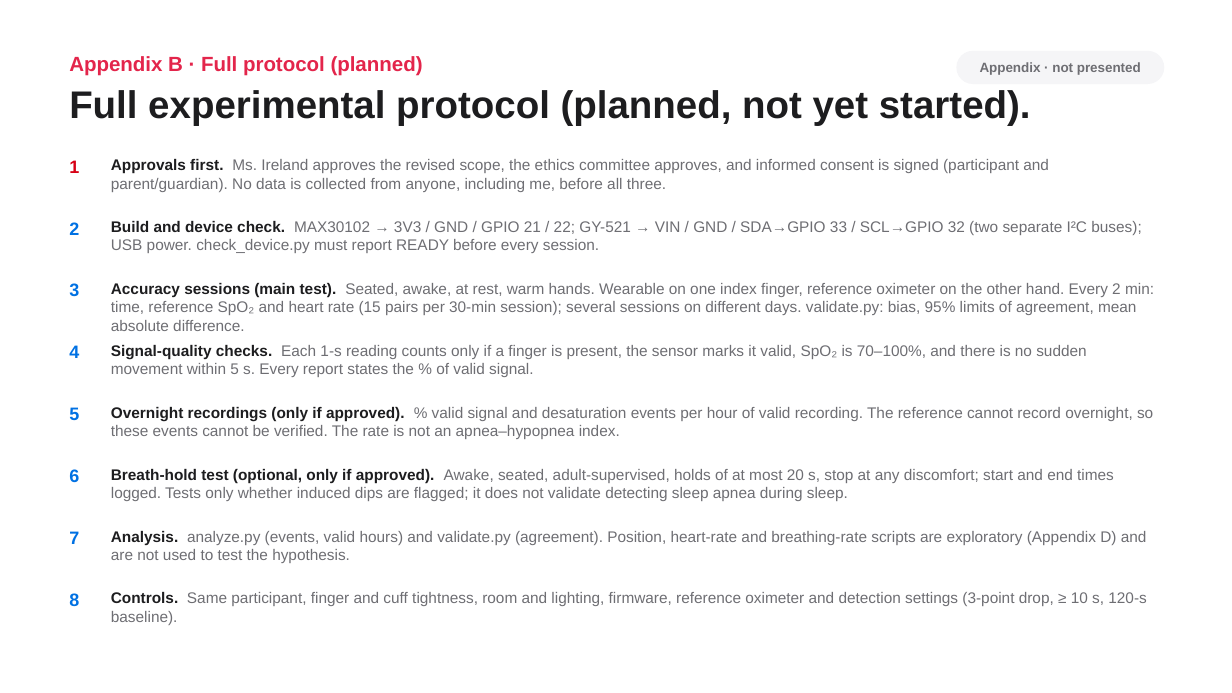
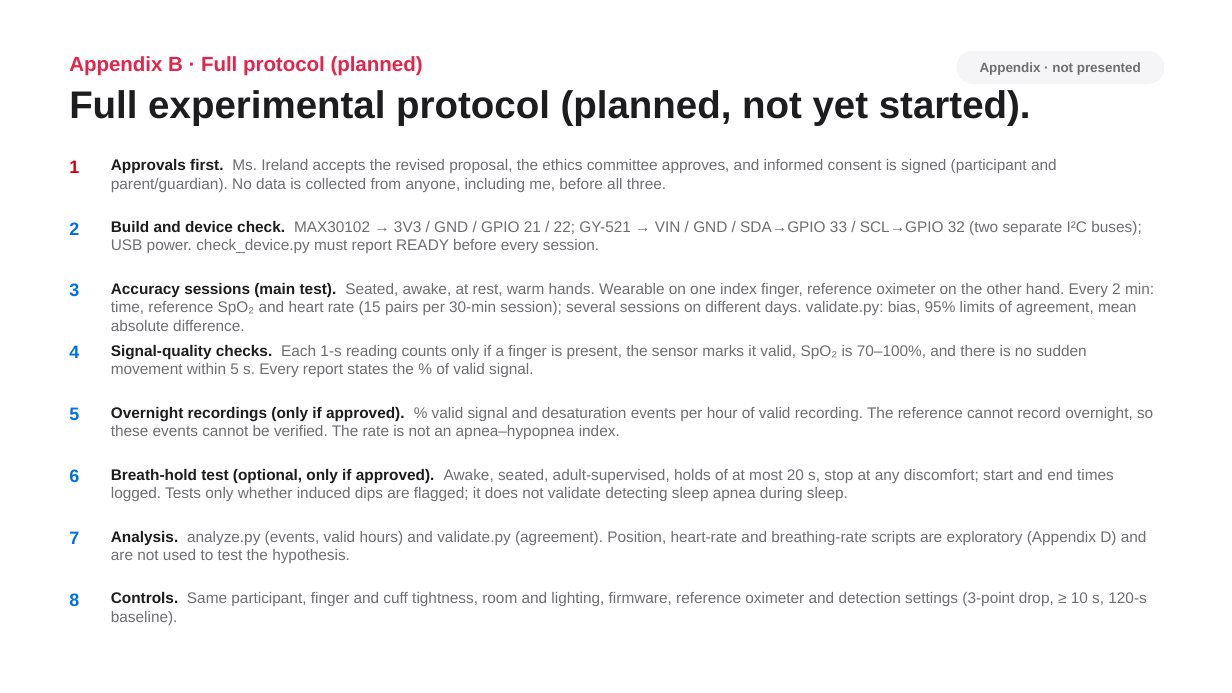
Before and after one commit to gabrielamamanestudent-wq/teetomivV2, a slide deck: slide 16 of science-fair/night-signal/Night_Signal_Presentation.pptx. Drawn at 1232x693 pixels with LibreOffice and Linux fonts; fonts in the diff are those of the drawing. Boxes give left, top, right and bottom in pixels: in the first picture for what was removed or moved away, otherwise in the second. Text is boxed around its words. In the diff, an @@ line names an element or a change of style, - is before the commit and + after.

```diff
--- a/science-fair/night-signal/Night_Signal_Presentation.pptx
+++ b/science-fair/night-signal/Night_Signal_Presentation.pptx
@@ text at [111,159,1057,192]: text changed @@
-Approvals first. Ms. Ireland approves the revised scope, the ethics committee approves, and informed consent is signed (participant and parent/guardian). No data is collected from anyone, including me, before all three.
+Approvals first. Ms. Ireland accepts the revised proposal, the ethics committee approves, and informed consent is signed (participant and parent/guardian). No data is collected from anyone, including me, before all three.
```
Also in this commit, not shown: 1 other slide changed, 14 other files.
